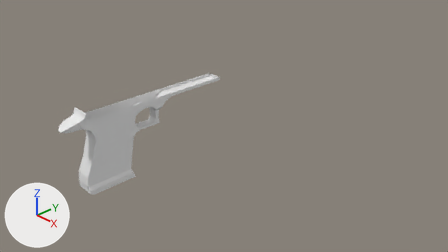
The Blender file DesertEagle_01.blend as it was, and as the next commit left it.
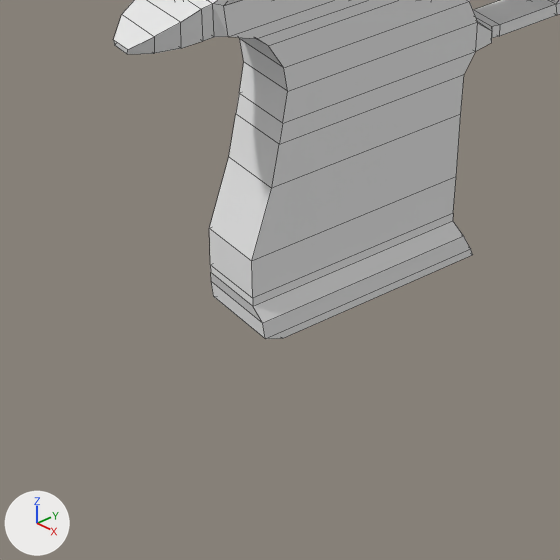
Each version is shown from the file's camera 'Camera', then close up on the part from 8% to 34% of the width and 48% to 96% of the height. The lights are fixed; the arrows at lower left show +X, +Y and +Z. The close-ups show mesh edges as thin lines.
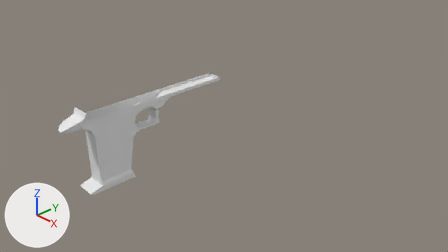
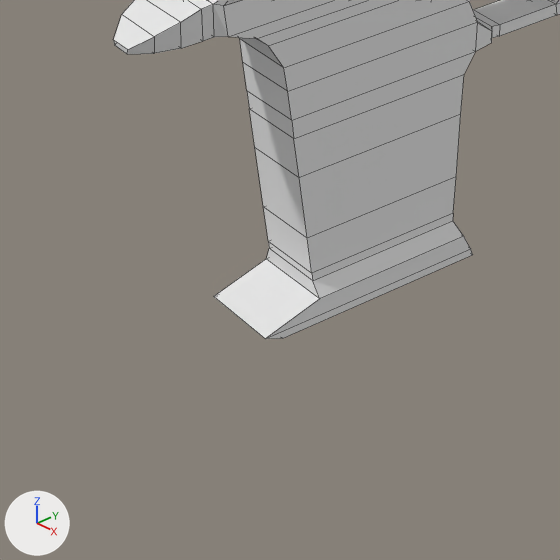
Commit message: Adjust Y on hand

The change, as a list of edits to the scene's bpy script:
```text
Change me_cube_003:
    where me_cube_003.from_pydata(...)  # 160 vertices, 154 faces; spans x -0.21..0.21, y -3.38..0.25, z 0.08..1.72
    used by ob_cube_002; location = (0.0, 0.0, 0.0)
    me_cube_003 part 1: all 14 vertices in x -0.21..0.21, y -3.09..-2.86, z 0.19..1.0 are scaled about their middle by (1, 0, 1), then moved by (0.0, 0.15, 0.0)
```

Where the change shows, as pixel boxes (x1, y1, x2, y2) in the close-ups (560 x 560 px; the box of a moved part takes in the faces that stretch with it):
part 1 of me_cube_003, moved or reshaped: before (209, 62, 340, 338); after (214, 63, 340, 338)
